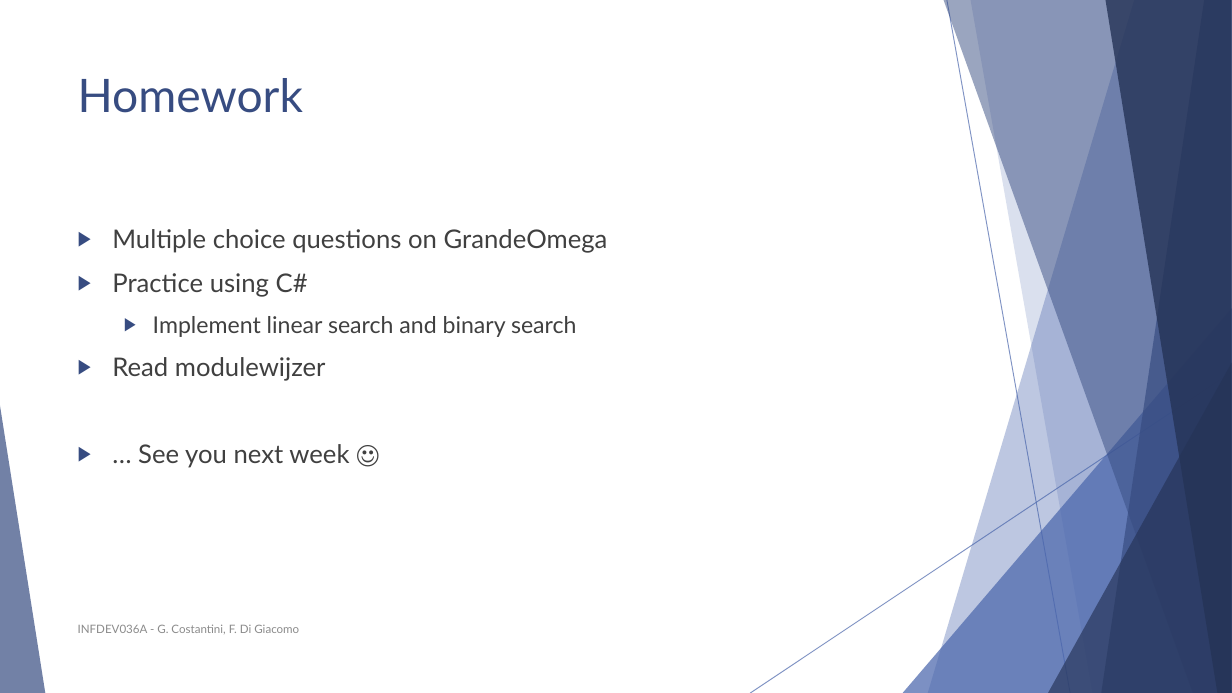
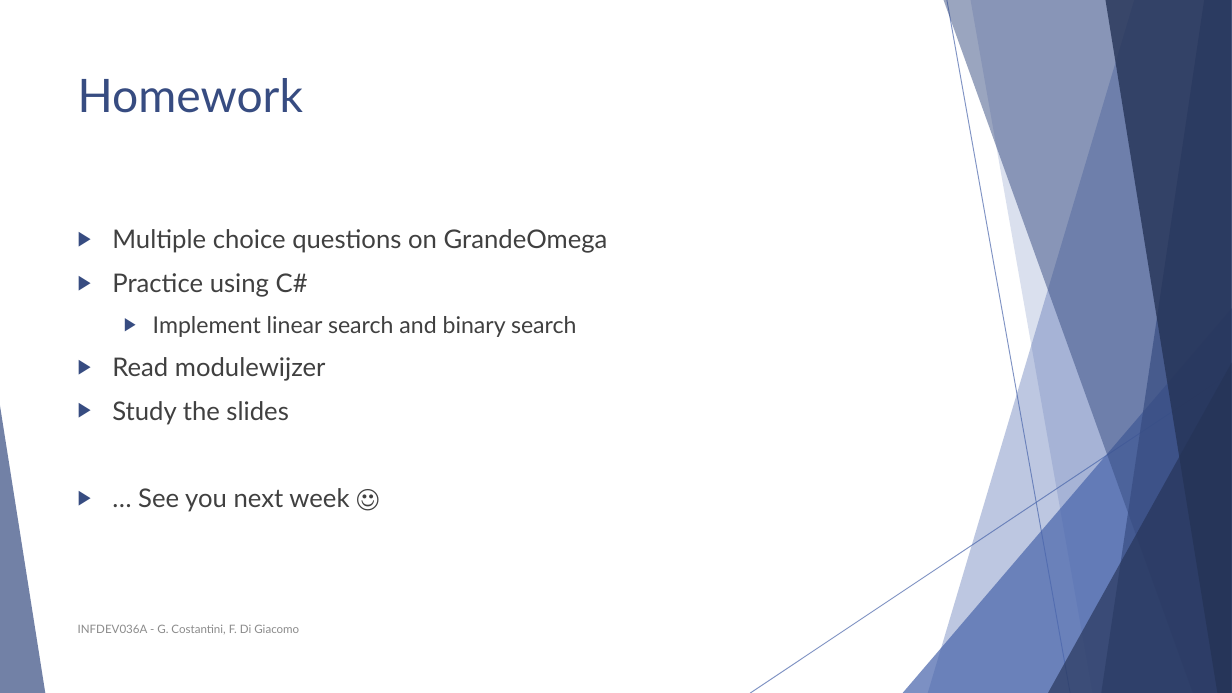
Before and after one commit to FurkanAndac/Development-6A, a slide deck: slide 57 of Slides/Unit 1 - Intro, array, complexity - 2017 - Anim Giulia.pptx (slide 56 before the commit). Drawn at 1232x693 pixels with LibreOffice and Linux fonts; fonts in the diff are those of the drawing. Boxes give left, top, right and bottom in pixels: in the first picture for what was removed or moved away, otherwise in the second. Text is boxed around its words. In the diff, an @@ line names an element or a change of style, - is before the commit and + after.

```diff
--- a/Slides/Unit 1 - Intro, array, complexity - 2017 - Anim Giulia.pptx
+++ b/Slides/Unit 1 - Intro, array, complexity - 2017 - Anim Giulia.pptx
@@ text at (112, 401, 288, 425): paragraph added @@
+▶ Study the slides
```
Also in this commit, not shown: 2 other slides changed, 1 slide added, 1 other file.
